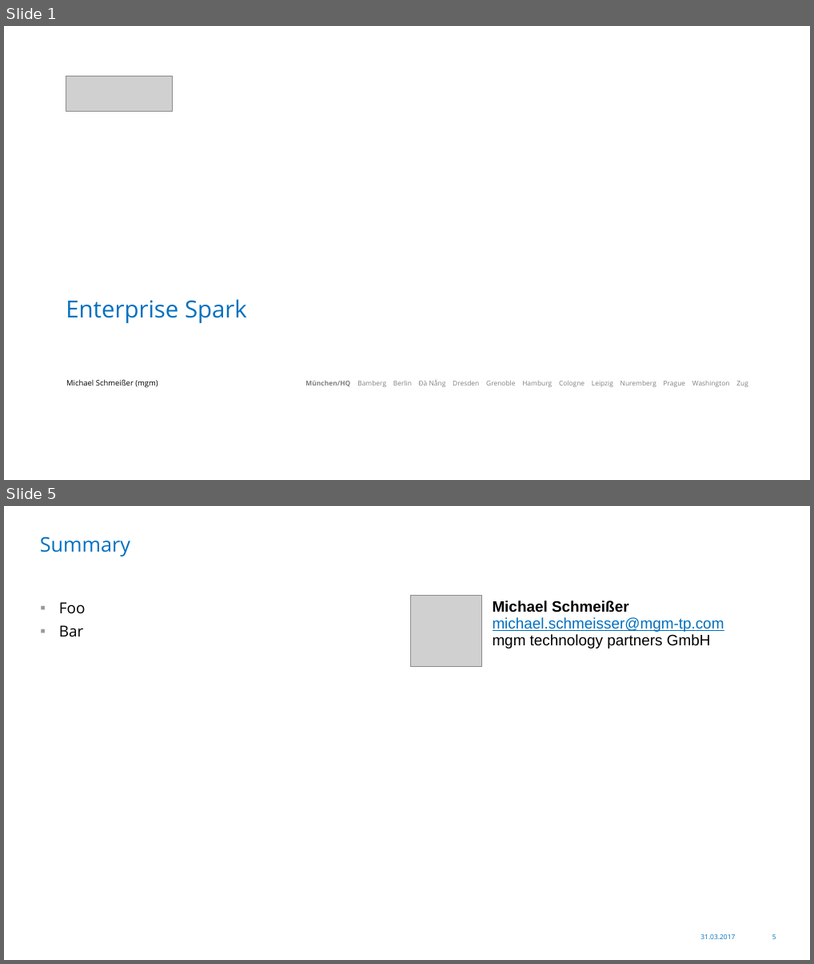
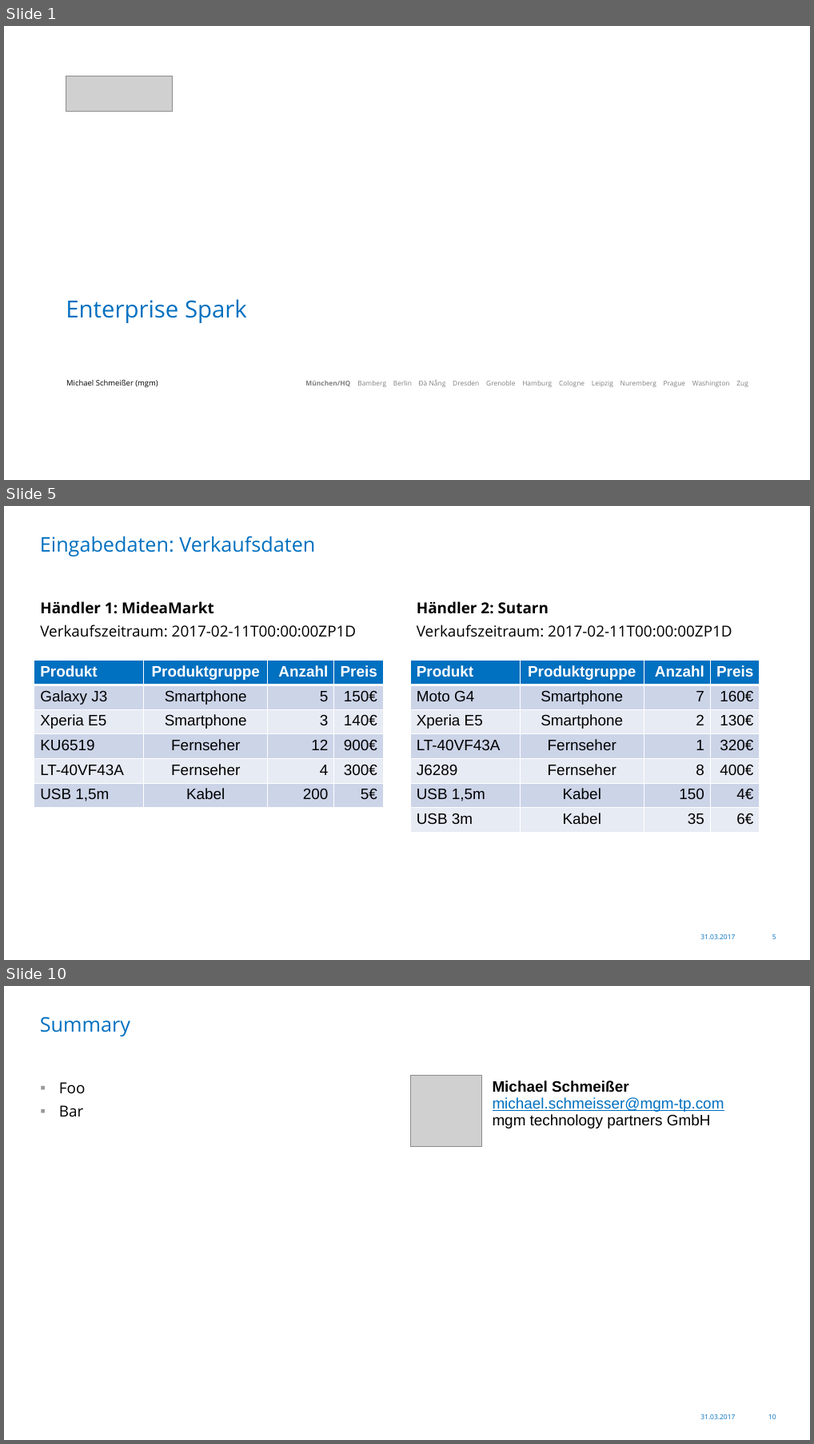
Before and after one commit to Skamandros/jug-saxony-workshop, a slide deck: src/slides/resources/2017-03-31-JUG-Saxony-Workshop-de.pptx. Shown one above the other, each under a label of ours: slides 1 and 5 before the commit, slides 1, 5 and 10 after it; the slides between them are not shown. The pictures are 814x964 and 814x1444 pixels, drawn with LibreOffice and Linux fonts; fonts in the diff are those of the drawing; grey boxes stand for pictures; background and template pictures are left out. Boxes give left, top, right and bottom in pixels: in the first picture for what was removed or moved away, otherwise in the second. Text is boxed around its words. In the diff, an @@ line names an element or a change of style, - is before the commit and + after.

```diff
--- a/src/slides/resources/2017-03-31-JUG-Saxony-Workshop-de.pptx
+++ b/src/slides/resources/2017-03-31-JUG-Saxony-Workshop-de.pptx
@@ slide 5 added at bbox=[4, 506, 810, 960], background #FFFFFF; not listed: 2 template elements that a slide beside it also shows @@
@@ title added at bbox=[40, 536, 315, 556], 24 pt, text #0070C0 @@
+Eingabedaten: Verkaufsdaten
@@ text added at bbox=[40, 601, 356, 637], 18 pt, text #000000 @@
+Händler 1: MideaMarkt
+Verkaufszeitraum: 2017-02-11T00:00:00ZP1D
@@ text added at bbox=[417, 601, 732, 637], 18 pt, text #000000 @@
+Händler 2: Sutarn
+Verkaufszeitraum: 2017-02-11T00:00:00ZP1D
@@ table added at bbox=[34, 660, 383, 808], 6 rows, 4 columns @@
+Produkt | Produktgruppe | Anzahl | Preis
+Galaxy J3 | Smartphone | 5 | 150€
+Xperia E5 | Smartphone | 3 | 140€
+KU6519 | Fernseher | 12 | 900€
+LT-40VF43A | Fernseher | 4 | 300€
+USB 1,5m | Kabel | 200 | 5€
@@ table added at bbox=[410, 660, 759, 832], 7 rows, 4 columns @@
+Produkt | Produktgruppe | Anzahl | Preis
+Moto G4 | Smartphone | 7 | 160€
+Xperia E5 | Smartphone | 2 | 130€
+LT-40VF43A | Fernseher | 1 | 320€
+J6289 | Fernseher | 8 | 400€
+USB 1,5m | Kabel | 150 | 4€
+USB 3m | Kabel | 35 | 6€
@@ what was slide 5 is now slide 10 @@
@@ page number at bbox=[769, 1414, 777, 1419]: text changed @@
-5
+10
```
Also in this commit, not shown: 2 slides changed, 6 other slides added, 2 slides removed, 7 other files.
